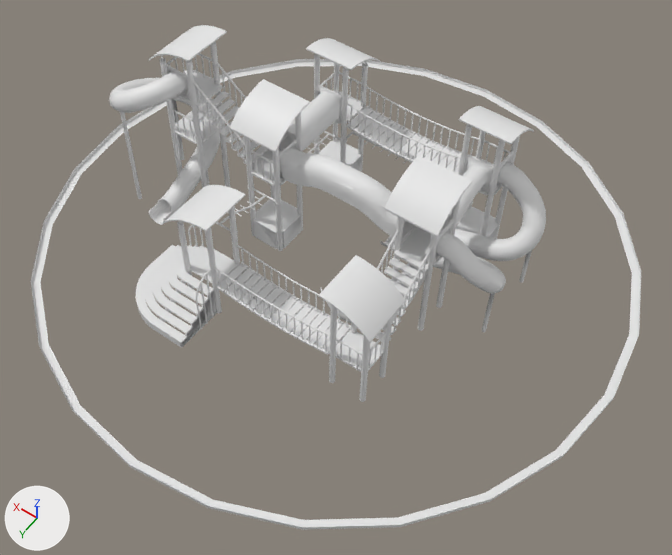
The FBX model Elegans/Assets/Elegans/Models/Slide01.fbx, before and after one commit.
Camera for both pictures: a 50 mm lens placed at (-9.29, 12.16, 16.21), pointed at (-1.5, 1.25, -0.94). Lighting does not change. The marker at lower left points along +X, +Y and +Z. Materials are left out; every surface is plain grey. Vertices at the same position are counted once.

Names of what the first picture shows: 'Slide'.
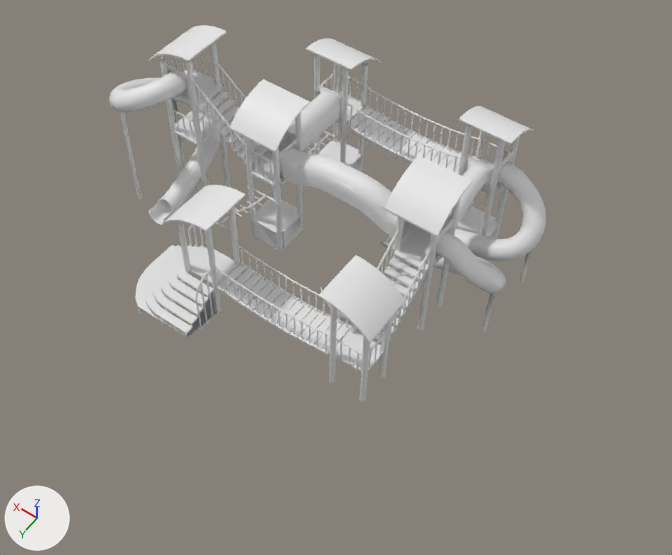
Where the change shows, as pixel boxes [x1, y1, x2, y2] in the pictures (672 x 555 px):
'Slide', reshaped (28% narrower, 25% shorter)
    before: [31, 25, 641, 530]
    after: [109, 25, 546, 402]
part 1 of me_id8866, deleted
    before: [31, 59, 641, 530]
part 2 of me_id8866, deleted
    before: [138, 307, 212, 348]

Patch to the scene script:
```diff
--- a/Elegans/Assets/Elegans/Models/Slide01.fbx.py
+++ b/Elegans/Assets/Elegans/Models/Slide01.fbx.py
@@ me_id8866 @@
 # used by ob_slide; location = (0.0, 0.0, 0.0)
-me_id8866.from_pydata(...)  # 20489 vertices, 39287 faces; spans x -8.1..7.0, y -7.8..7.4, z -2.2..3.0
+me_id8866.from_pydata(...)  # 20402 vertices, 39140 faces; spans x -5.0..5.4, y -3.3..4.3, z -2.1..3.0
+# me_id8866 part 1: the loose piece of 72 vertices spanning x -8.1..7.0, y -7.8..7.4, z -2.2..-1.6 is deleted
+# me_id8866 part 2
+# 15 vertices are removed from x 0.7..1.9, y 4.4, z -1.9..-1.7
+# 51 faces are deleted
```
